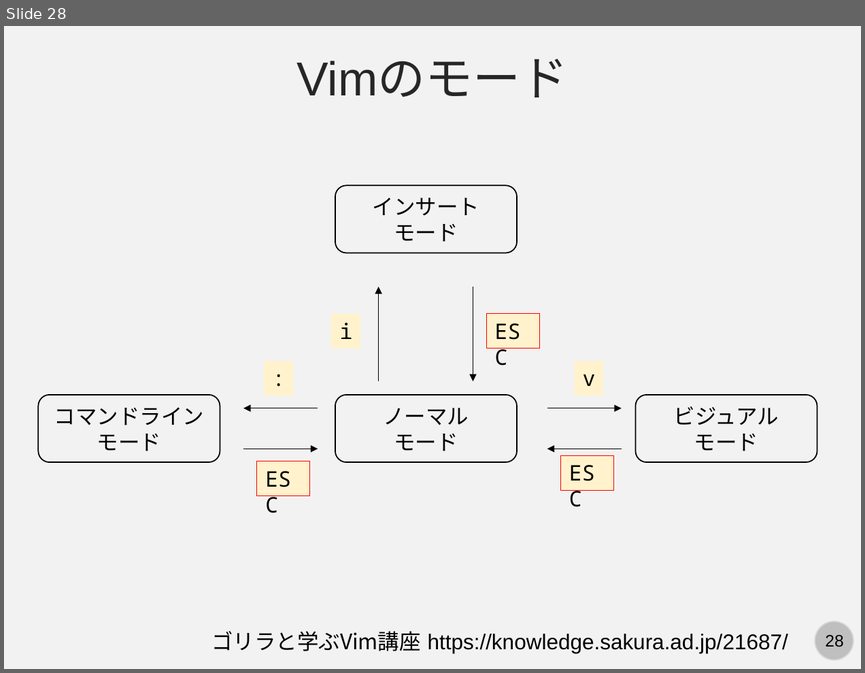
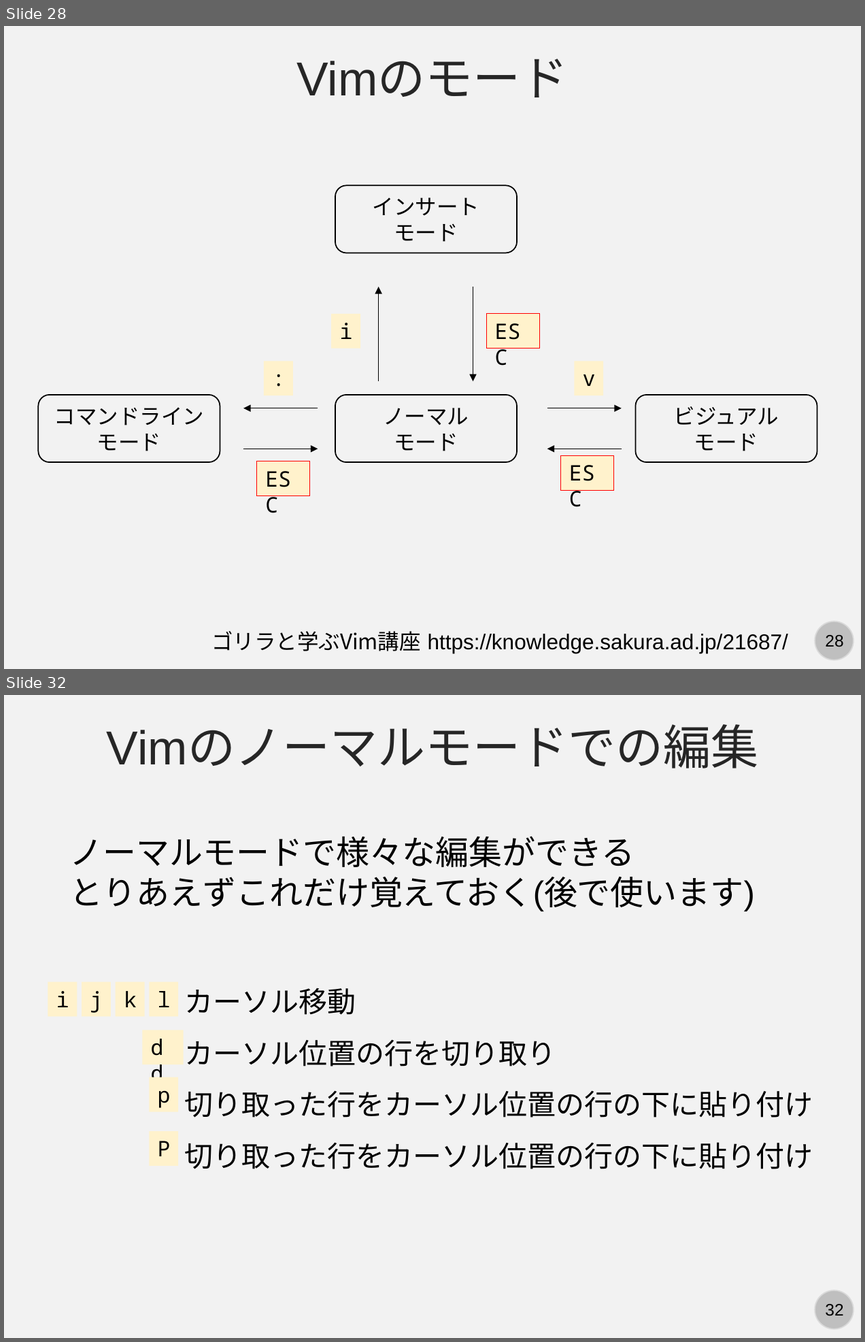
Before and after one commit to kaityo256/github, a slide deck: command/fig/slide.pptx. Shown one above the other, each under a label of ours: slide 28 before the commit, slides 28 and 32 after it; the slides between them are not shown. The pictures are 865x673 and 865x1342 pixels, drawn with LibreOffice and Linux fonts; fonts in the diff are those of the drawing. Boxes give left, top, right and bottom in pixels: in the first picture for what was removed or moved away, otherwise in the second. Text is boxed around its words. In the diff, an @@ line names an element or a change of style, - is before the commit and + after.

```diff
--- a/command/fig/slide.pptx
+++ b/command/fig/slide.pptx
@@ slide 32 added at box(4, 695, 861, 1338), background #F2F2F2; not listed: 2 template elements that a slide beside it also shows @@
@@ text added at box(107, 726, 758, 768), 40 pt, text #262626 @@
+Vimのノーマルモードでの編集
@@ text added at box(70, 836, 755, 911), 28 pt, text #000000 @@
+ノーマルモードで様々な編集ができる
+とりあえずこれだけ覚えておく(後で使います)
@@ rectangle added at box(48, 982, 77, 1016), fill #FFF2CC, 18 pt, text #000000 @@
+i
@@ rectangle added at box(82, 982, 111, 1016), fill #FFF2CC, 18 pt, text #000000 @@
+j
@@ rectangle added at box(116, 982, 145, 1016), fill #FFF2CC, 18 pt, text #000000 @@
+k
@@ rectangle added at box(149, 982, 178, 1016), fill #FFF2CC, 18 pt, text #000000 @@
+l
@@ text added at box(184, 987, 813, 1169), 24 pt, text #000000 @@
+カーソル移動
+カーソル位置の行を切り取り
+切り取った行をカーソル位置の行の下に貼り付け
+切り取った行をカーソル位置の行の下に貼り付け
@@ rectangle added at box(142, 1030, 183, 1064), fill #FFF2CC, 18 pt, text #000000 @@
+dd
@@ rectangle added at box(149, 1077, 178, 1111), fill #FFF2CC, 18 pt, text #000000 @@
+p
@@ rectangle added at box(149, 1131, 178, 1166), fill #FFF2CC, 18 pt, text #000000 @@
+P
```
Also in this commit, not shown: 4 other slides added.
